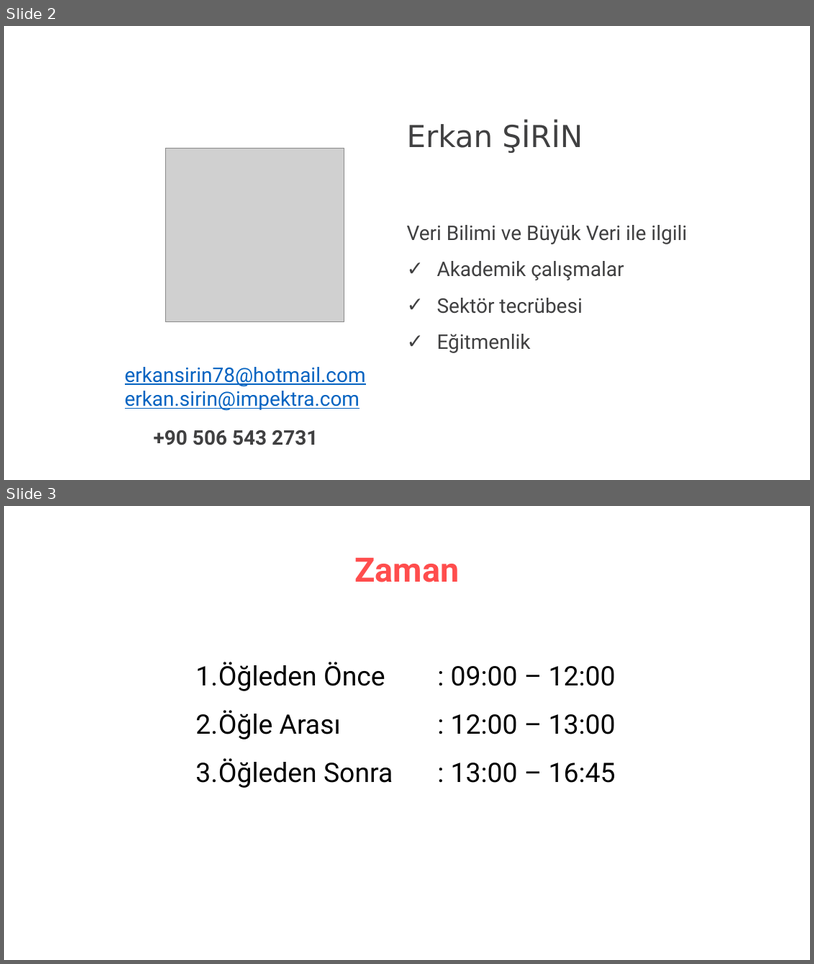
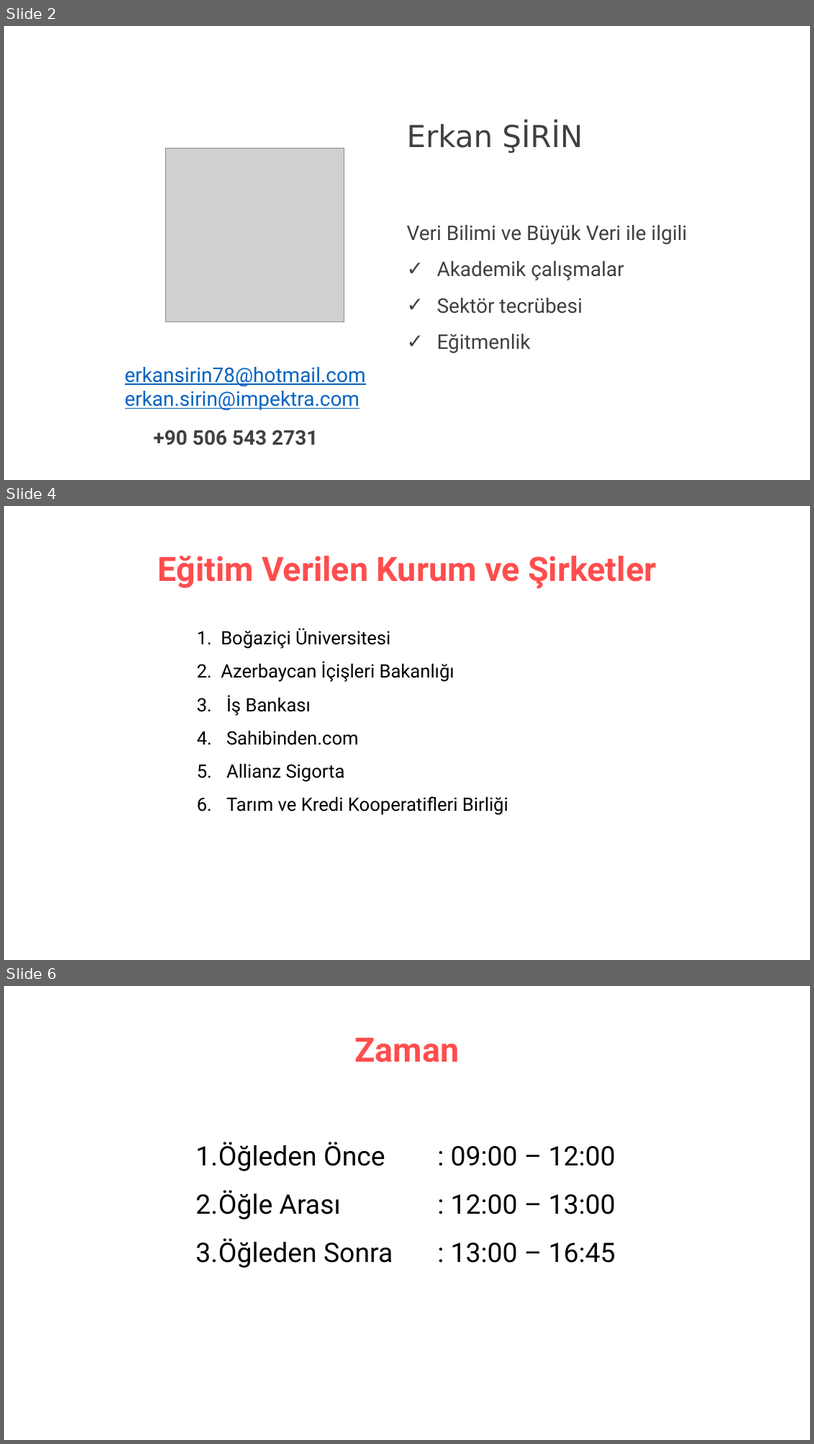
Before and after one commit to erkansirin78/machine-learning-with-python, a slide deck: opening_remarks.pptx. Shown one above the other, each under a label of ours: slides 2 and 3 before the commit, slides 2, 4 and 6 after it; the slides between them are not shown. The pictures are 814x964 and 814x1444 pixels, drawn with LibreOffice and Linux fonts; fonts in the diff are those of the drawing; grey boxes stand for pictures. Boxes give left, top, right and bottom in pixels: in the first picture for what was removed or moved away, otherwise in the second. Text is boxed around its words. In the diff, an @@ line names an element or a change of style, - is before the commit and + after.

```diff
--- a/opening_remarks.pptx
+++ b/opening_remarks.pptx
@@ slide 4 added at bbox=[4, 506, 810, 960], background #FFFFFF @@
@@ title added at bbox=[158, 556, 656, 588], 40 pt, text #FF4D4D, bold @@
+Eğitim Verilen Kurum ve Şirketler
@@ text added at bbox=[221, 628, 509, 815], 22 pt, text #000000 @@
+1. Boğaziçi Üniversitesi
+2. Azerbaycan İçişleri Bakanlığı
+3. İş Bankası
+4. Sahibinden.com
+5. Allianz Sigorta
+6. Tarım ve Kredi Kooperatifleri Birliği
@@ what was slide 3 is now slide 6 @@
```
Also in this commit, not shown: 2 slides changed, 3 other slides added, 1 slide removed.
